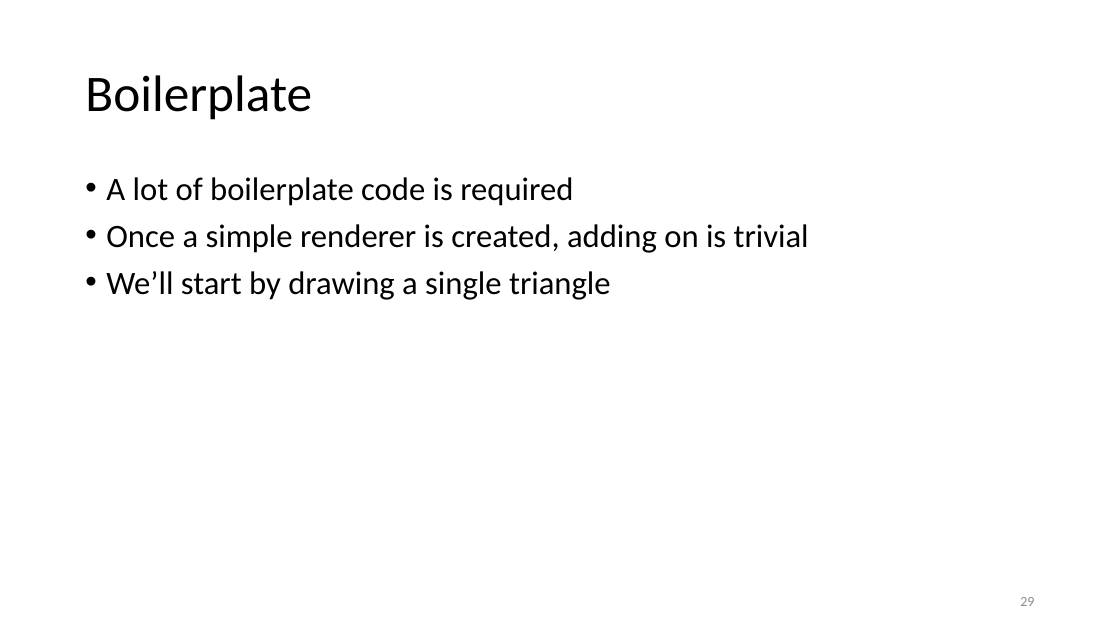
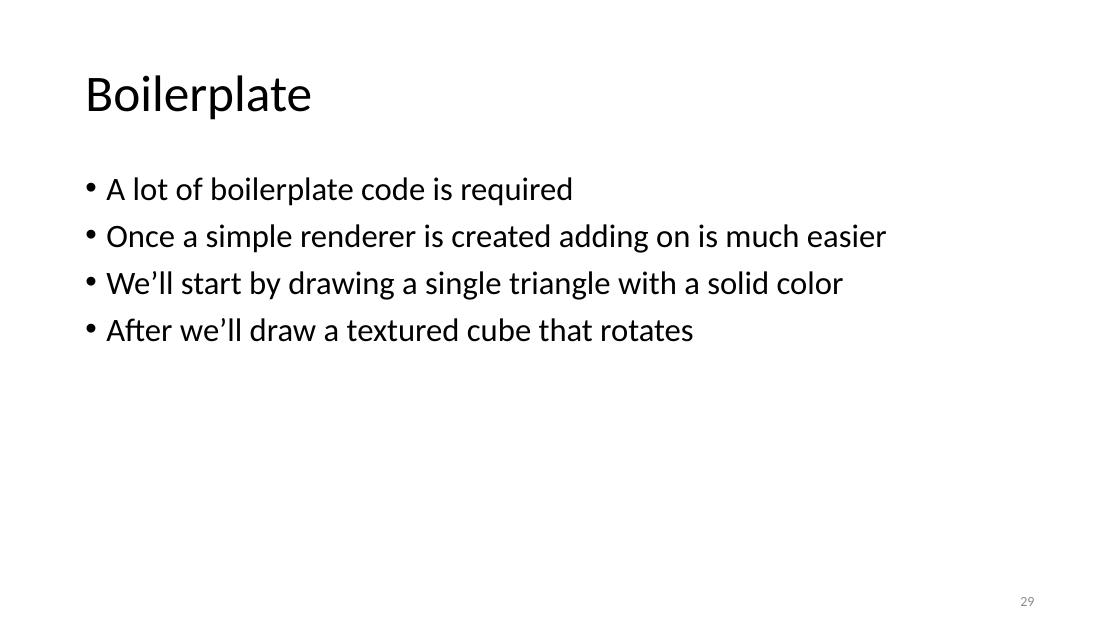
Before and after one commit to ShepherdJerred-homework/seminar-presentation, a slide deck: slide 29 of presentation.pptx. Drawn at 1120x630 pixels with LibreOffice and Linux fonts; fonts in the diff are those of the drawing. Boxes give left, top, right and bottom in pixels: in the first picture for what was removed or moved away, otherwise in the second. Text is boxed around its words. In the diff, an @@ line names an element or a change of style, - is before the commit and + after.

Commit message:
More revision

```diff
--- a/presentation.pptx
+++ b/presentation.pptx
@@ text at box(106, 224, 887, 342): text changed @@
-• Once a simple renderer is created, adding on is trivial
-• We’ll start by drawing a single triangle
+• Once a simple renderer is created adding on is much easier
+• We’ll start by drawing a single triangle with a solid color
+• After we’ll draw a textured cube that rotates
```
Also in this commit, not shown: 1 other slide changed.
